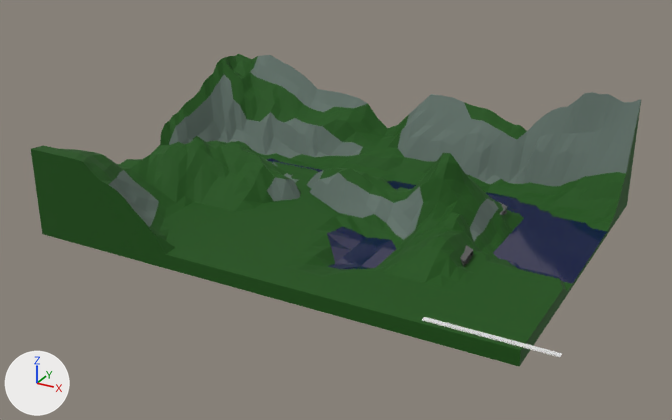
Renders of the Blender file Object Files/Scene_Building.blend from each side of a commit.
Camera for both pictures: a 50 mm lens placed at (4.73, -9.83, 5.27), pointed at (-0.85, 0.31, 0.2). Arrows for +X, +Y and +Z are at lower left; the lights stay in place.

Script lines for the objects in view, before the commit:
```python
me_cube = bpy.data.meshes.new('Cube')
me_cube.from_pydata(...)  # a box spanning x -0.0416..0.0416, y -0.0416..0.0416, z -0.0004..0.0004
me_cube_002 = bpy.data.meshes.new('Cube.002')
me_cube_002.from_pydata(...)  # 3653 vertices, 3703 faces; spans x -4.23..2.45, y -1.75..3.04, z -0.09..1.52
# faces by material slot: [2995, 304, 127, 277]
me_cube_002.materials.append(mat_grass)
me_cube_002.materials.append(mat_water)  # dark blue #010144
me_cube_002.materials.append(mat_tunnel)
me_cube_002.materials.append(mat_stone)  # grey #64756d
ob_cube = bpy.data.objects.new('Cube', me_cube)
ob_cube.location = (0.0, 0.0, 0.13)
_m = ob_cube.modifiers.new('Curve', 'CURVE')
_m.object = ob_beziercurve
_m = ob_cube.modifiers.new('Array', 'ARRAY')
_m.count = 100
ob_tunnel = bpy.data.objects.new('Tunnel', me_cube_002)
ob_tunnel.location = (0.0, 0.0, 0.0)
```
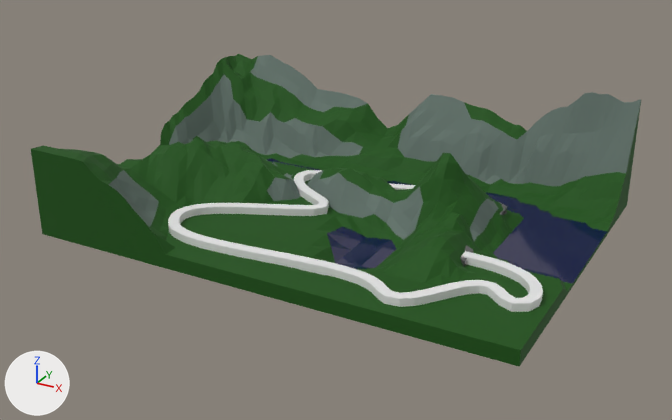
Changed parts and their boxes [x1, y1, x2, y2] in the pictures (672 x 420 px):
'Cube', reshaped, moved, modifiers changed (167% wider, 249% taller): before [422, 317, 562, 357]; after [168, 170, 543, 312]

Diff of the bpy script that builds the scene:
```diff
--- a/Object Files/Scene_Building.blend.py
+++ b/Object Files/Scene_Building.blend.py
@@ me_cube @@
 # used by ob_cube; location = (0.0, 0.0, 0.13)
-me_cube.from_pydata(...)  # 8 vertices, 6 faces; spans x -0.0416..0.0416, y -0.0416..0.0416, z -0.0004..0.0004
+me_cube.from_pydata(...)  # 712 vertices, 534 faces; spans x -2.6685..2.3766, y -3.0786..0.1467, z -0.071..0.071
+# me_cube part 1: 8 vertices removed from x -0.0416..0.0416, y -0.0416..0.0416, z -0.0004..0.0004; 712 vertices added at x -2.6685..2.3766, y -3.0786..0.1467, z -0.071..0.071
@@ ob_cube @@
 ob_cube = bpy.data.objects.new('Cube', me_cube)
-ob_cube.location = (0.0, 0.0, 0.13)
-_m = ob_cube.modifiers.new('Curve', 'CURVE')
-_m.object = ob_beziercurve
-_m = ob_cube.modifiers.new('Array', 'ARRAY')
-_m.count = 100
+ob_cube.location = (-0.04, 1.52, 0.15)
```
